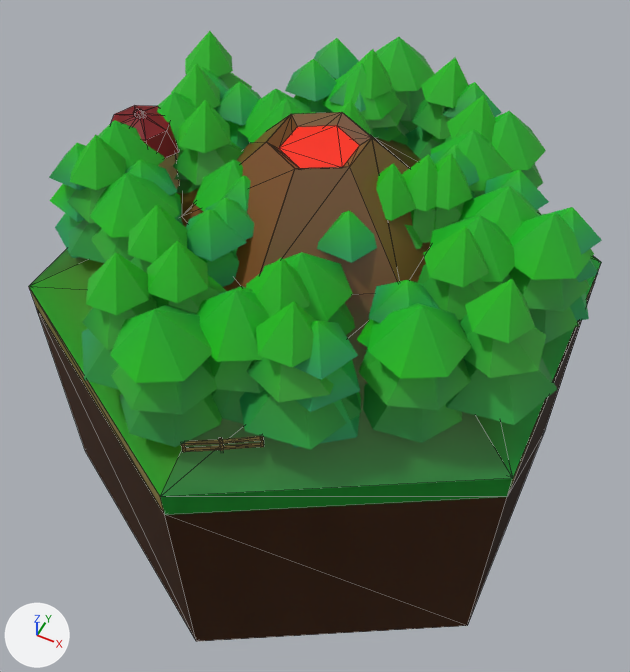
One commit to the glTF model app/public/img/hakoniwa/glb/models.glb: the scene before it, then after it.
The view is the same before and after, from a 50 mm camera at (0.97, -1.97, 3.13) aimed at (0.01, -0.06, 0.74). Lighting does not change. The marker at lower left points along +X, +Y and +Z. Mesh edges are drawn as thin lines on the coarser meshes. Where no turn or scale is listed for an object, it has been applied to the vertices. Vertices at the same position are counted once.

The first picture shows 'farm', 'floor', 'mountain', 'plain', 'trees', 'volcano'.
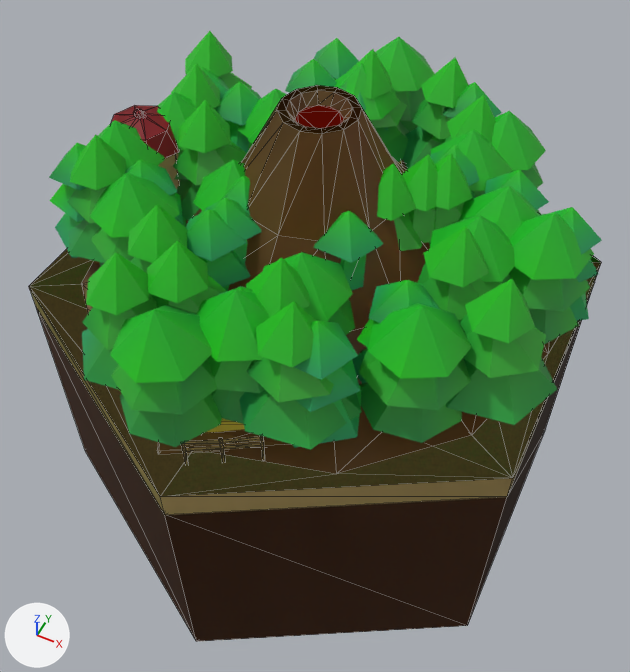
The change in detail:
me_cylinder_020 is used by ob_volcano; location (0.0, 0.0, 0.0).
me_cylinder_020 had 36 vertices, 68 faces and spanned x -0.87..0.87, y -1.0..1.0, z 0.0..1.56.
me_cylinder_020 now has 102 vertices, 196 faces and spans x -0.87..0.87, y -1.0..1.0, z 0.0..1.67.
Part 1, on me_cylinder_020:
12 vertices are removed from x -0.14..0.14, y -0.16..0.16, z 1.54..1.56.
38 faces are deleted.
6 vertices move from x -0.38..0.38, y -0.44..0.44, z 1.28 to x -0.82..0.82, y -0.71..0.71, z 1.0.
78 vertices are added at x -0.71..0.71, y -0.82..0.82, z 1.0..1.67.
166 new faces join them.
me_cylinder_019 is used by ob_mountain; location (0.0, 0.0, 0.0).
me_cylinder_019 had 36 vertices, 68 faces and spanned x -0.87..0.87, y -1.0..1.0, z 0.0..1.56.
me_cylinder_019 now has 102 vertices, 196 faces and spans x -0.87..0.87, y -1.0..1.0, z 0.0..1.67.
Part 2, on me_cylinder_019:
12 vertices are removed from x -0.14..0.14, y -0.16..0.16, z 1.5..1.56.
38 faces are deleted.
6 vertices move from x -0.38..0.38, y -0.44..0.44, z 1.28 to x -0.82..0.82, y -0.71..0.71, z 1.0.
78 vertices are added at x -0.71..0.71, y -0.82..0.82, z 1.0..1.67.
166 new faces join them.

Location of each change, [x1, y1, x2, y2] in pixels of the pictures (630 x 672 px):
'volcano', reshaped
    before: [29, 112, 601, 497]
    after: [29, 85, 601, 640]
'mountain', reshaped (not visible afterwards)
    before: [182, 112, 431, 295]
part 1 of me_cylinder_020, built on
    before: [30, 112, 598, 496]
    after: [29, 85, 600, 495]
'floor', unchanged, uncovered by the edit
    before: [29, 264, 601, 515]
    after: [29, 249, 601, 515]
